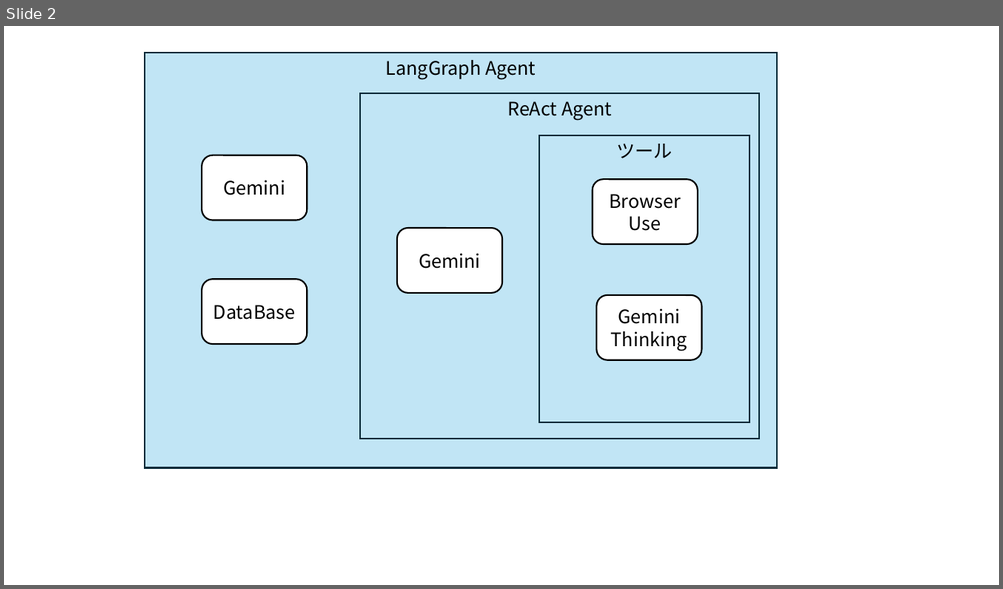
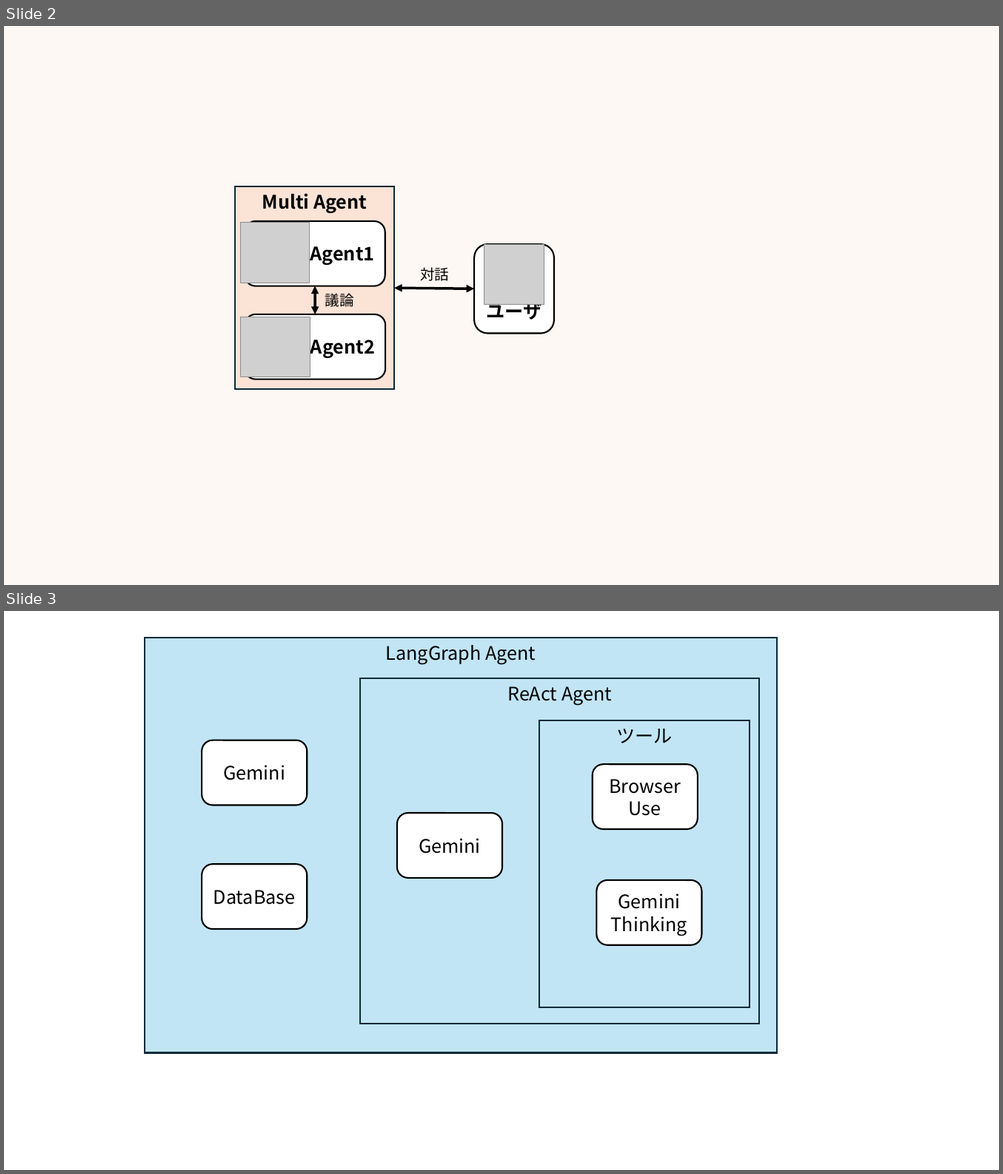
Before and after one commit to Azuma413/zenn_article_for_aituber, a slide deck: 挿入画像用.pptx. Shown one above the other, each under a label of ours: slide 2 before the commit, slides 2 and 3 after it. The pictures are 1003x589 and 1003x1174 pixels, drawn with LibreOffice and Linux fonts; fonts in the diff are those of the drawing; grey boxes stand for pictures. Boxes give left, top, right and bottom in pixels: in the first picture for what was removed or moved away, otherwise in the second. Text is boxed around its words. In the diff, an @@ line names an element or a change of style, - is before the commit and + after.

```diff
--- a/挿入画像用.pptx
+++ b/挿入画像用.pptx
@@ slide 2 added at (4,26,999,585), background #FEF8F4 @@
@@ rectangle added at (236,187,394,389), fill #FBE3D6, outline #092A39 1.5 pt, 18 pt, text #000000, bold @@
+Multi Agent
@@ picture added at (241,223,310,284) @@
@@ rounded rectangle added at (245,221,385,286), fill #FFFFFF, outline #000000 1.5 pt, 18 pt, text #000000, bold @@
+Agent1
@@ rounded rectangle added at (474,244,554,333), fill #FFFFFF, outline #000000 1.5 pt, 18 pt, text #000000, bold @@
+ユーザ
@@ picture added at (484,244,544,305) @@
@@ text added at (420,267,449,281), 14 pt, text #000000 @@
+対話
@@ double arrow added from (315, 286) to (315, 315), #000000 2.5 pt @@
@@ double arrow added from (394, 288) to (474, 289), #000000 2.5 pt @@
@@ text added at (325,293,354,307), 14 pt, text #000000 @@
+議論
@@ picture added at (241,317,310,378) @@
@@ rounded rectangle added at (245,315,385,380), fill #FFFFFF, outline #000000 1.5 pt, 18 pt, text #000000, bold @@
+Agent2
@@ what was slide 2 is now slide 3 @@
```
Also in this commit, not shown: 1 slide changed, 1 other slide added, 5 other files.
